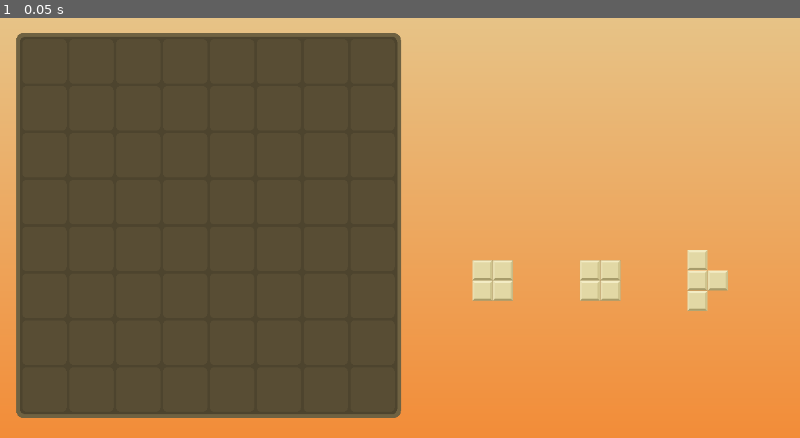
Above: before the commit, frame 1.
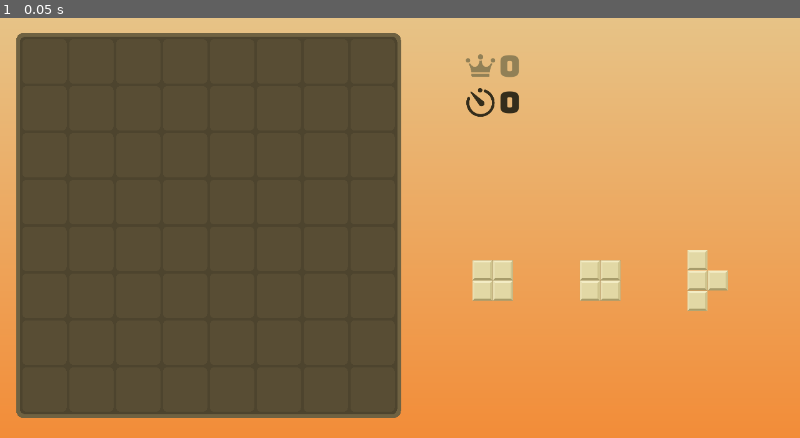
Above: after the commit, the same moment.

Repository: morenets-serhii-KPI/computer_games_project
Game: Godot game, scene res://scenes/main.tscn
Two runs of this game, one before a commit and one after it. Both use one fixed random seed, a clock stepped at 60 frames per second and the inputs below.
Inputs:
- Up to frame 1 (0.05 s): no input

The runs differ from the first frame. In frame 1, 0.4% of the frame differs, in the area x 58-65%, y 8-24%.

Commit message:
defeat window

Diff:
--- /dev/null
+++ b/scenes/game_over_ui.gd
@@ -0,0 +1,29 @@
+extends CanvasLayer
+
+@onready var panel = $Panel
+@onready var dim = $Dim
+
+func _ready():
+	visible = false
+
+
+func show_game_over():
+
+	visible = true
+
+	# стартовий стан
+	panel.scale = Vector2(0.5, 0.5)
+	panel.modulate.a = 0
+	dim.modulate.a = 0
+
+	# tween
+	var t = create_tween()
+
+	t.parallel().tween_property(dim, "modulate:a", 0.4, 0.3)
+
+	t.parallel().tween_property(panel, "scale", Vector2(1.1, 1.1), 0.25)\
+		.set_trans(Tween.TRANS_BACK).set_ease(Tween.EASE_OUT)
+
+	t.parallel().tween_property(panel, "modulate:a", 1.0, 0.2)
+
+	t.chain().tween_property(panel, "scale", Vector2(1,1), 0.1)
--- a/scenes/main.tscn
+++ b/scenes/main.tscn
@@ -4,6 +4,15 @@
 [ext_resource type="Shader" uid="uid://vnns2yio3p7l" path="res://scenes/gradient.gdshader" id="1_sugp2"]
 [ext_resource type="Shader" uid="uid://db14yevu45ook" path="res://scenes/tile.gdshader" id="2_0wfyh"]
 [ext_resource type="Shader" uid="uid://c8uxbxh6fs21t" path="res://scenes/ffff.gdshader" id="3_jyhfs"]
+[ext_resource type="Script" uid="uid://cdpwill4fit01" path="res://scenes/ui.gd" id="4_o6xl0"]
+[ext_resource type="Texture2D" uid="uid://dnvts1q1ths0s" path="res://assets/best_rating.png" id="4_tefeu"]
+[ext_resource type="Texture2D" uid="uid://dedtg32ylohrg" path="res://assets/temp_rating.png" id="5_o6xl0"]
+[ext_resource type="Script" uid="uid://y4pcdbhdtcnf" path="res://scenes/score_panel.gd" id="5_tipki"]
+[ext_resource type="FontFile" uid="uid://bwkwlsur4buts" path="res://assets/fonts/my_font.ttf" id="7_85g3d"]
+[ext_resource type="Script" uid="uid://cvelp3f1bo0l6" path="res://scenes/game_over_ui.gd" id="10_trceg"]
+[ext_resource type="Texture2D" uid="uid://dljabetftb7qf" path="res://assets/game_over.png" id="11_a8y0u"]
+[ext_resource type="Texture2D" uid="uid://fvj37frsnc6l" path="res://assets/replay.png" id="12_jkv2x"]
+[ext_resource type="Script" uid="uid://bdkf2vxm3htpi" path="res://scenes/replay_btn.gd" id="13_jbj1t"]
 
 [sub_resource type="ShaderMaterial" id="ShaderMaterial_sugp2"]
 shader = ExtResource("2_0wfyh")
@@ -20,6 +29,8 @@
 shader = ExtResource("1_sugp2")
 shader_parameter/color_top = Color(0.9, 0.78, 0.55, 1)
 shader_parameter/color_bottom = Color(0.95, 0.55, 0.22, 1)
+
+[sub_resource type="ShaderMaterial" id="ShaderMaterial_muem4"]
 
 [node name="Main" type="Control" unique_id=1243096554]
 layout_mode = 3
@@ -86,8 +97,69 @@
 grow_vertical = 2
 
 [node name="UI" type="CanvasLayer" parent="GameContainer/RightPanel" unique_id=764953129]
-
-[node name="Background" type="ColorRect" parent="." unique_id=2138248420]
+script = ExtResource("4_o6xl0")
+
+[node name="ScorePanel" type="Control" parent="GameContainer/RightPanel/UI" unique_id=549330770]
+layout_mode = 3
+anchor_left = 0.581
+anchor_top = 0.129
+anchor_right = 1.0
+anchor_bottom = 1.0
+grow_horizontal = 0
+grow_vertical = 2
+script = ExtResource("5_tipki")
+
+[node name="BestRow" type="Control" parent="GameContainer/RightPanel/UI/ScorePanel" unique_id=1690783940]
+anchors_preset = 0
+offset_right = 181.0
+offset_bottom = 127.0
+
+[node name="HBoxContainer" type="HBoxContainer" parent="GameContainer/RightPanel/UI/ScorePanel/BestRow" unique_id=1066344186]
+layout_mode = 0
+offset_right = 40.0
+offset_bottom = 40.0
+
+[node name="Icon" type="TextureRect" parent="GameContainer/RightPanel/UI/ScorePanel/BestRow/HBoxContainer" unique_id=1211200079]
+custom_minimum_size = Vector2(50, 50)
+layout_mode = 2
+texture = ExtResource("4_tefeu")
+expand_mode = 1
+stretch_mode = 5
+
+[node name="BestLabel" type="Label" parent="GameContainer/RightPanel/UI/ScorePanel/BestRow/HBoxContainer" unique_id=897920896]
+layout_mode = 2
+theme_override_colors/font_color = Color(0.5686275, 0.5019608, 0.3372549, 1)
+theme_override_fonts/font = ExtResource("7_85g3d")
+theme_override_font_sizes/font_size = 48
+text = "0"
+
+[node name="CurrentRow" type="Control" parent="GameContainer/RightPanel/UI/ScorePanel" unique_id=580260640]
+layout_mode = 1
+anchor_top = 0.093
+anchor_bottom = 0.177
+offset_right = 181.0
+offset_bottom = 154.0
+
+[node name="HBoxContainer" type="HBoxContainer" parent="GameContainer/RightPanel/UI/ScorePanel/CurrentRow" unique_id=853931661]
+layout_mode = 0
+offset_right = 40.0
+offset_bottom = 40.0
+
+[node name="Icon" type="TextureRect" parent="GameContainer/RightPanel/UI/ScorePanel/CurrentRow/HBoxContainer" unique_id=1053799949]
+custom_minimum_size = Vector2(50, 50)
+layout_mode = 2
+texture = ExtResource("5_o6xl0")
+expand_mode = 1
+stretch_mode = 5
+
+[node name="CurrentLabel" type="Label" parent="GameContainer/RightPanel/UI/ScorePanel/CurrentRow/HBoxContainer" unique_id=584819053]
+layout_mode = 2
+theme_override_colors/font_color = Color(0.20392157, 0.1764706, 0.10980392, 1)
+theme_override_fonts/font = ExtResource("7_85g3d")
+theme_override_font_sizes/font_size = 48
+text = "0"
+
+[node name="Background" type="ColorRect" parent="GameContainer" unique_id=2138248420]
 z_index = -100
 material = SubResource("ShaderMaterial_jyhfs")
 layout_mode = 1
@@ -96,3 +168,85 @@
 anchor_bottom = 1.0
 grow_horizontal = 2
 grow_vertical = 2
+
+[node name="GameOverUI" type="CanvasLayer" parent="." unique_id=652988898]
+process_mode = 3
+layer = 2
+script = ExtResource("10_trceg")
+
+[node name="Dim" type="ColorRect" parent="GameOverUI" unique_id=2115362683]
+anchors_preset = 15
+anchor_right = 1.0
+anchor_bottom = 1.0
+grow_horizontal = 2
+grow_vertical = 2
+mouse_filter = 2
+color = Color(0, 0, 0, 0.4)
+
+[node name="Panel" type="Control" parent="GameOverUI" unique_id=182209427]
+z_index = 200
+material = SubResource("ShaderMaterial_muem4")
+custom_minimum_size = Vector2(450, 550)
+layout_mode = 3
+anchors_preset = 8
+anchor_left = 0.5
+anchor_top = 0.5
+anchor_right = 0.5
+anchor_bottom = 0.5
+offset_left = -225.0
+offset_top = -275.0
+offset_right = 225.0
+offset_bottom = 275.0
+grow_horizontal = 2
+grow_vertical = 2
+
+[node name="Title" type="TextureRect" parent="GameOverUI/Panel" unique_id=446495735]
+layout_mode = 1
+anchors_preset = -1
+anchor_left = 0.5
+anchor_top = 0.235
+anchor_right = 0.5
+anchor_bottom = 0.583
+offset_left = -204.0
+offset_top = -53.25
+offset_right = 204.0
+offset_bottom = 53.25
+grow_horizontal = 2
+grow_vertical = 2
+texture = ExtResource("11_a8y0u")
+expand_mode = 1
+stretch_mode = 4
+
+[node name="Background" type="ColorRect" parent="GameOverUI/Panel" unique_id=334855685]
+z_index = -100
+material = SubResource("ShaderMaterial_jyhfs")
+layout_mode = 1
+anchors_preset = 15
+anchor_right = 1.0
+anchor_bottom = 1.0
+grow_horizontal = 2
+grow_vertical = 2
+
+[node name="ReplayBtn" type="TextureButton" parent="GameOverUI/Panel" unique_id=653291986]
+process_mode = 3
+z_index = 1000
+custom_minimum_size = Vector2(200, 200)
+layout_mode = 1
+anchors_preset = -1
+anchor_left = 0.5
+anchor_top = 0.809
+anchor_right = 0.5
+anchor_bottom = 0.809
+offset_left = -157.0
+offset_top = -100.0
+offset_right = 157.0
+offset_bottom = 100.0
+grow_horizontal = 2
+grow_vertical = 2
+mouse_filter = 1
+texture_normal = ExtResource("12_jkv2x")
+ignore_texture_size = true
+stretch_mode = 5
+script = ExtResource("13_jbj1t")
+
+[connection signal="pressed" from="GameOverUI/Panel/ReplayBtn" to="GameContainer/BoardContainer/Board" method="_on_replay_btn_pressed"]
--- /dev/null
+++ b/scenes/replay_btn.gd
@@ -0,0 +1 @@
+extends TextureButton
--- /dev/null
+++ b/scenes/score_panel.gd
@@ -0,0 +1,63 @@
+extends Control
+
+@onready var score_label = $CurrentRow/HBoxContainer/CurrentLabel
+@onready var best_label = $BestRow/HBoxContainer/BestLabel
+
+var displayed_score = 0
+var target_score = 0
+
+var displayed_best = 0
+var target_best = 0
+
+var animate_best = false
+
+
+func set_score(value):
+	target_score = value
+
+func set_best(value, animated := false):
+
+	target_best = value
+
+	if animated:
+		animate_best = true
+	else:
+		displayed_best = value
+		target_best = value
+		best_label.text = str(value)
+
+func _process(delta):
+
+	# ===== CURRENT SCORE =====
+	if displayed_score != target_score:
+
+		var diff = target_score - displayed_score
+		var step = int(max(1, abs(diff) * 0.15))
+
+		displayed_score += sign(diff) * step
+
+		if diff > 0:
+			displayed_score = min(displayed_score, target_score)
+		else:
+			displayed_score = max(displayed_score, target_score)
+
+		score_label.text = str(displayed_score)
+
+
+	# ===== BEST SCORE =====
+	if animate_best and displayed_best != target_best:
+
+		var diff_b = target_best - displayed_best
+		var step_b = int(max(1, abs(diff_b) * 0.15))
+
+		displayed_best += sign(diff_b) * step_b
+
+		if diff_b > 0:
+			displayed_best = min(displayed_best, target_best)
+		else:
+			displayed_best = max(displayed_best, target_best)
+
+		best_label.text = str(displayed_best)
+
+		if displayed_best == target_best:
+			animate_best = false
--- /dev/null
+++ b/scenes/ui.gd
@@ -0,0 +1,11 @@
+extends CanvasLayer
+
+
+# Called when the node enters the scene tree for the first time.
+func _ready() -> void:
+	pass # Replace with function body.
+
+
+# Called every frame. 'delta' is the elapsed time since the previous frame.
+func _process(delta: float) -> void:
+	pass
--- a/scripts/board.gd
+++ b/scripts/board.gd
@@ -14,6 +14,8 @@
 @onready var board_container = $".."
 @onready var pieces_container = $"../../RightPanel/PiecesContainer"
 @onready var right_panel = $"../../RightPanel"
+@onready var score_ui = $"../../RightPanel/UI/ScorePanel"
+@onready var game_over_ui = $"../../../GameOverUI"
 
 var grid = []
 var highlights = []
@@ -23,9 +25,25 @@
 
 var cell_offset = Vector2(TILE_SIZE, TILE_SIZE) * 0.12
 
+var score = 0
+var combo = 0
+
+var best_score = 0
+const SAVE_PATH = "user://save.dat"
+
 # ================== INIT ==================
 
 func _ready():
+
+
+
+	await get_tree().process_frame
+
+	_load_score()
+
+	score_ui.set_score(0)
+	score_ui.set_best(best_score, false)
+
 	_setup_layout()
 	_generate_board()
 	_spawn_pieces()
@@ -88,7 +106,7 @@
 	await get_tree().process_frame
 
 	if _is_game_over():
-		print("GAME OVER")
+		get_node("/root/Main/GameOverUI").show_game_over()
 
 
 func _clear_pieces():
@@ -207,9 +225,19 @@
 
 func on_piece_placed(piece):
 
+	var block_count = _count_blocks(piece.form)
+	add_score(block_count * 10)
+
 	piece.queue_free()
 
-	clear_lines()
+	var cleared = clear_lines()  # 🔥 тепер повертає кількість
+
+	if cleared > 0:
+		_handle_clear_score(cleared)
+		combo += 1
+	else:
+		combo = 0
+
 	update_tiles()
 
 	await get_tree().process_frame
@@ -217,7 +245,7 @@
 	if pieces_container.get_child_count() == 0:
 		_spawn_pieces()
 	elif _is_game_over():
-		print("GAME OVER")
+		game_over_ui.show_game_over()
 
 
 func _is_game_over():
@@ -293,6 +321,8 @@
 		if full:
 			cols.append(x)
 
+	var total = rows.size() + cols.size()
+
 	for y in rows:
 		for x in range(GRID_W):
 			grid[y][x] = 0
@@ -300,6 +330,8 @@
 	for x in cols:
 		for y in range(GRID_H):
 			grid[y][x] = 0
+
+	return total
 
 
 # ================== SMART SNAP ==================
@@ -502,3 +534,79 @@
 		result.append(row.duplicate())
 
 	return result
+
+
+# =============== SCORE SYSTEM ==================
+
+func add_score(amount):
+
+	score += amount
+
+	score_ui.set_score(score)
+
+	if score > best_score:
+		best_score = score
+		score_ui.set_best(best_score, true)
+		_save_score()
+
+
+func _handle_clear_score(lines):
+
+	var base = 0
+
+	match lines:
+		1: base = 100
+		2: base = 250
+		3: base = 400
+		_:
+			base = 600 + (lines - 4) * 150
+
+	# комбо бонус
+	var combo_bonus = 0
+
+	if combo >= 1:
+		match combo:
+			1: combo_bonus = 0
+			2: combo_bonus = 50
+			3: combo_bonus = 150
+			_:
+				combo_bonus = 300 + (combo - 3) * 100
+
+	add_score(base + combo_bonus)
+
+
+func _count_blocks(shape):
+
+	var count = 0
+
+	for y in range(shape.size()):
+		for x in range(shape[y].size()):
+			if shape[y][x] == 1:
+				count += 1
+
+	return count
+
+
+func _load_score():
+
+	if not FileAccess.file_exists(SAVE_PATH):
+		best_score = 0
+		return
+
+	var file = FileAccess.open(SAVE_PATH, FileAccess.READ)
+
+	if file:
+		best_score = file.get_var()
+	else:
+		best_score = 0
+
+
+func _save_score():
+
+	var file = FileAccess.open(SAVE_PATH, FileAccess.WRITE)
+
+	if file:
+		file.store_var(best_score)
+
+func _on_replay_btn_pressed() -> void:
+	get_tree().reload_current_scene()
Binary file added: assets/game_over.png
Not shown, added: assets/game_over.png.import
Binary file added: assets/replay.png
Not shown, added: assets/replay.png.import
Not shown, added: scenes/game_over_ui.gd.uid
Not shown, added: scenes/replay_btn.gd.uid
Not shown, added: scenes/score_panel.gd.uid
Not shown, added: scenes/ui.gd.uid
